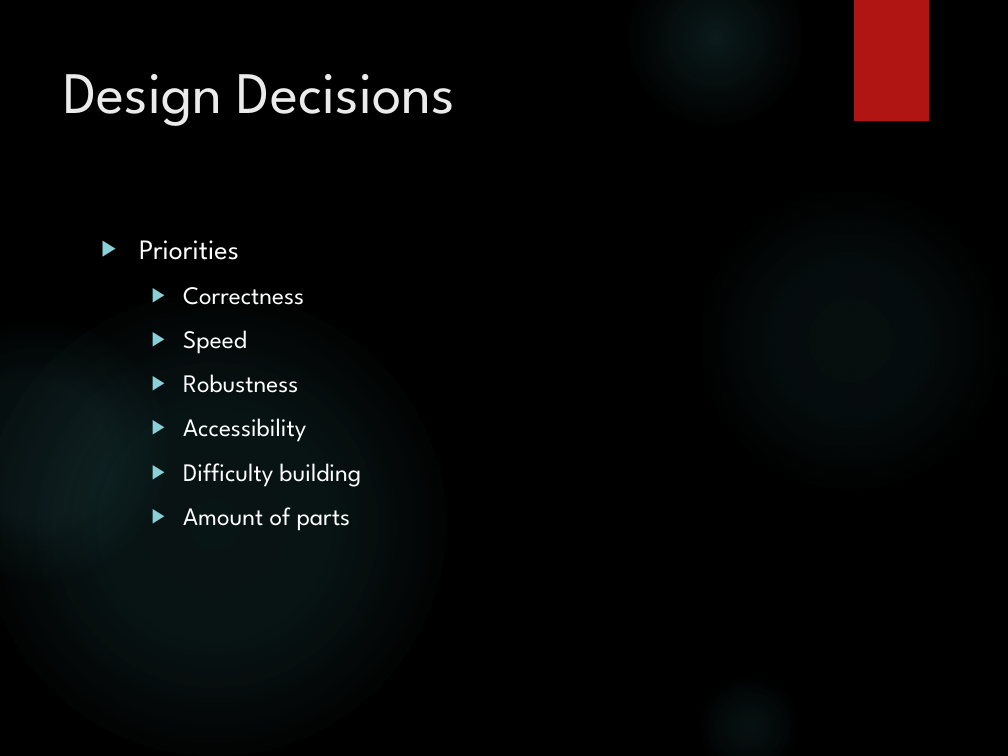
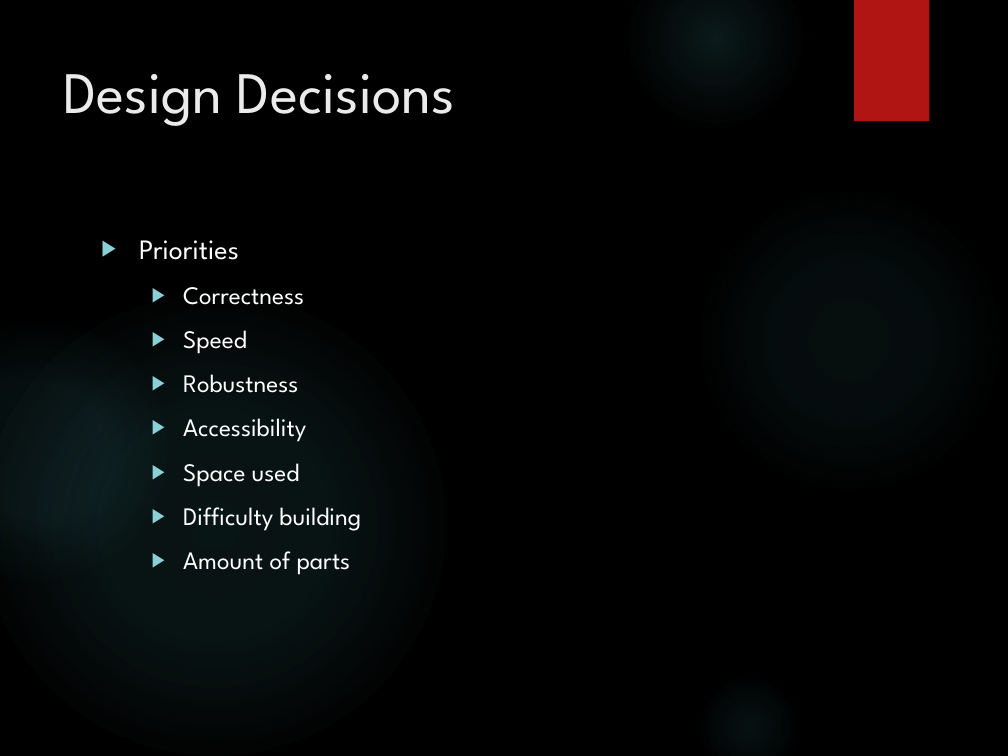
Before and after one commit to Boelensman1/DBL-Embedded-Systems, a slide deck: slide 6 of Mid-term presentation/DBL Embedded Systems.pptx. Drawn at 1008x756 pixels with LibreOffice and Linux fonts; fonts in the diff are those of the drawing; background and template pictures are left out. Boxes give left, top, right and bottom in pixels: in the first picture for what was removed or moved away, otherwise in the second. Text is boxed around its words. In the diff, an @@ line names an element or a change of style, - is before the commit and + after.

```diff
--- a/Mid-term presentation/DBL Embedded Systems.pptx
+++ b/Mid-term presentation/DBL Embedded Systems.pptx
@@ text at box(183, 463, 300, 487): paragraph added @@
+  ▶ Space used
```
Also in this commit, not shown: 2 other files.
